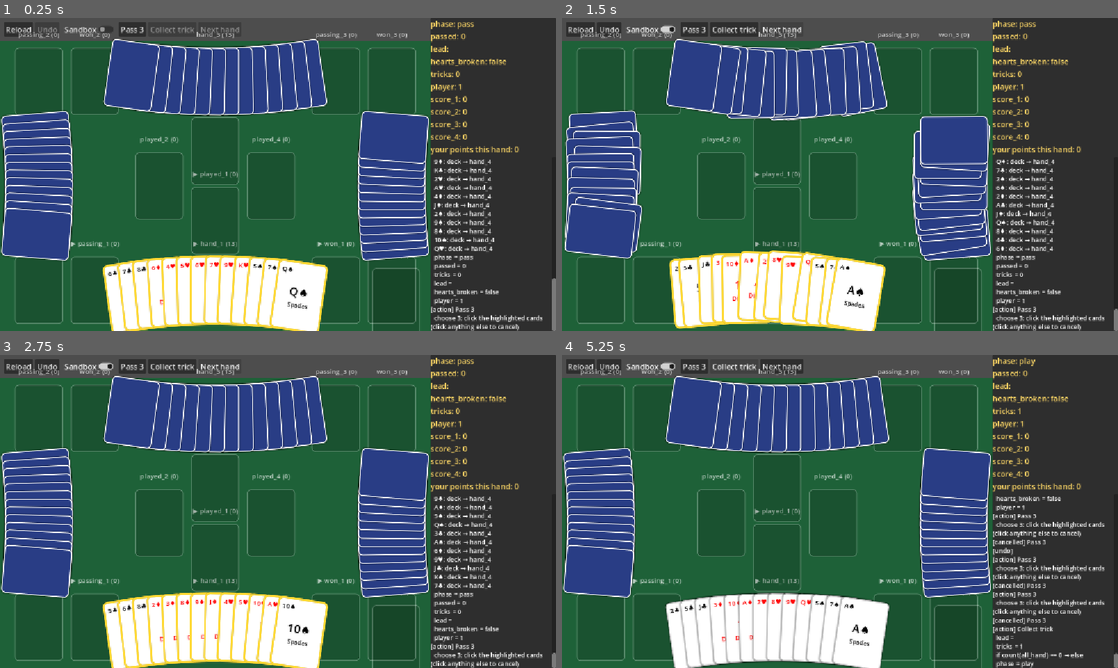
Above: before the commit, frames 1-4 (two rows, left to right).
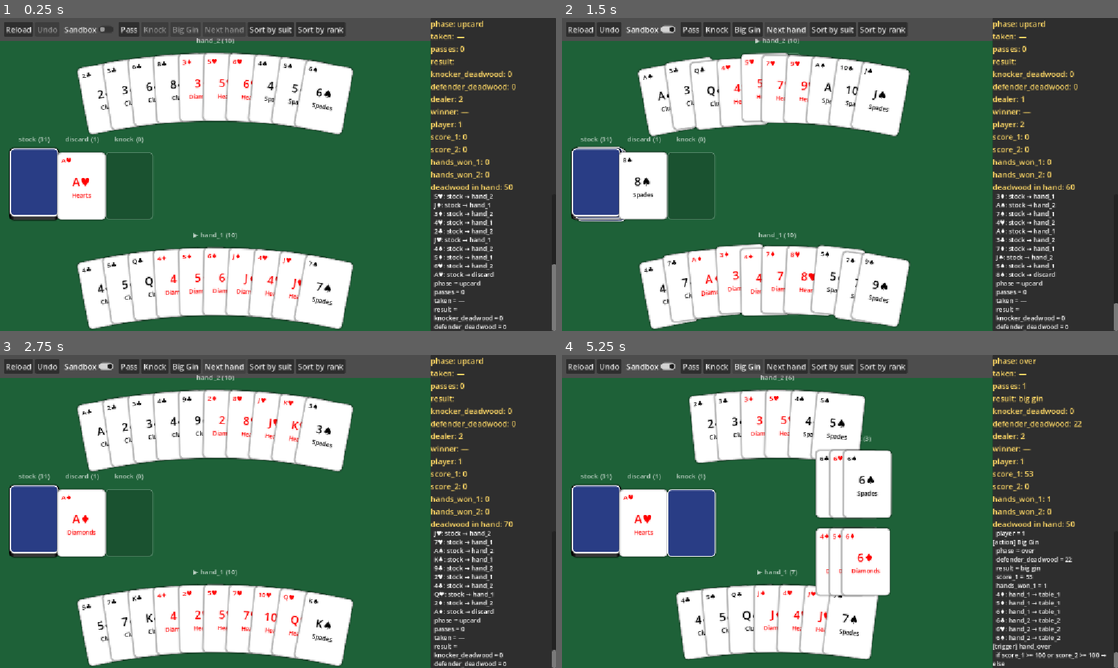
Above: after the commit, the same moments.

Repository: tylersutton/CardGameEngine
Game: Godot game, scene res://scenes/main.tscn
Two runs of this game, one before a commit and one after it. Both use one fixed random seed, a clock stepped at 60 frames per second and the inputs below.
Inputs (mouse positions are in pixels of both pictures, inside the frame that each line leads up to):
- Up to frame 1 (0.25 s): no input
- Up to frame 2 (1.5 s): click "Sandbox" at 0.5 s; click "Next hand" at 1.25 s
- Up to frame 3 (2.75 s): click "Next hand" at 2 s
- Up to frame 4 (5.25 s): click "Undo" at 2.75 s; click (689, 367) at 3.5 s, where only the run after the commit has a clickable "Pass"; click (695, 367) at 4.25 s, where only the run before the commit has a clickable "Pass 3"; click (734, 367) at 5 s, where only the run before the commit has a clickable "Collect trick"

The runs differ from the first frame. In frame 1, 38% of the frame differs, in the area x 0-100%, y 0-100%; in frame 2, 38%; in frame 3, 38%; in frame 4, 41%.

Commit message:
deal(from, to, amount): deal one card at a time around the table;   used by Gin, Color Match and Hearts

Diff:
--- a/games/color_match.json
+++ b/games/color_match.json
@@ -44,8 +44,7 @@
 			"sort(hand_1, ['color', 'number'])",
 			"sort(hand_2, ['color', 'number'])",
 			"shuffle(deck)",
-			"draw(deck, hand_1, 7)",
-			"draw(deck, hand_2, 7)",
+			"deal(deck, all_hand, 7)",
 			"move(top(deck), pile)",
 			"assign('active_color', top(pile).data.color)"
 		],
--- a/games/gin_rummy.json
+++ b/games/gin_rummy.json
@@ -134,8 +134,7 @@
 			"move([hand_1, hand_2, table_1, table_2, discard, knock], stock)",
 			"shuffle(stock)",
 			"assign('player', 3 - dealer)",
-			"draw(stock, opponent_hand, 10)",
-			"draw(stock, hand, 10)",
+			"deal(stock, [hand, opponent_hand], 10)",
 			"move(top(stock), discard)",
 			"assign('phase', 'upcard')",
 			"assign('passes', 0)",
--- a/games/hearts.json
+++ b/games/hearts.json
@@ -61,7 +61,7 @@
 		"deal": [
 			"move([all_hand, all_played, all_passing, all_won], deck)",
 			"shuffle(deck)",
-			{ "for": "player", "in": "players", "do": ["draw(deck, hand, 13)"] },
+			"deal(deck, all_hand, 13)",
 			"assign('phase', 'pass')",
 			"assign('passed', 0)",
 			"assign('tricks', 0)",
--- a/scenes/main.tscn
+++ b/scenes/main.tscn
@@ -20,7 +20,6 @@
 grow_horizontal = 2
 grow_vertical = 2
 script = ExtResource("1_main")
-rules_path = "res://games/hearts.json"
 
 [node name="Layout" type="HBoxContainer" parent="." unique_id=1742410408]
 layout_mode = 1
--- a/scripts/core/actions.gd
+++ b/scripts/core/actions.gd
@@ -15,6 +15,13 @@
 		if from.is_empty():
 			return
 		game.move(from.cards.back(), to)
+
+
+func deal(from: Zone, to: Variant, amount: int = 1) -> void:
+	var hands := zones_in(to)
+	for round in amount:
+		for hand: Zone in hands:
+			draw(from, hand)
 
 
 func move(cards: Variant, to: Zone) -> void:
Not shown, changed: README.md
